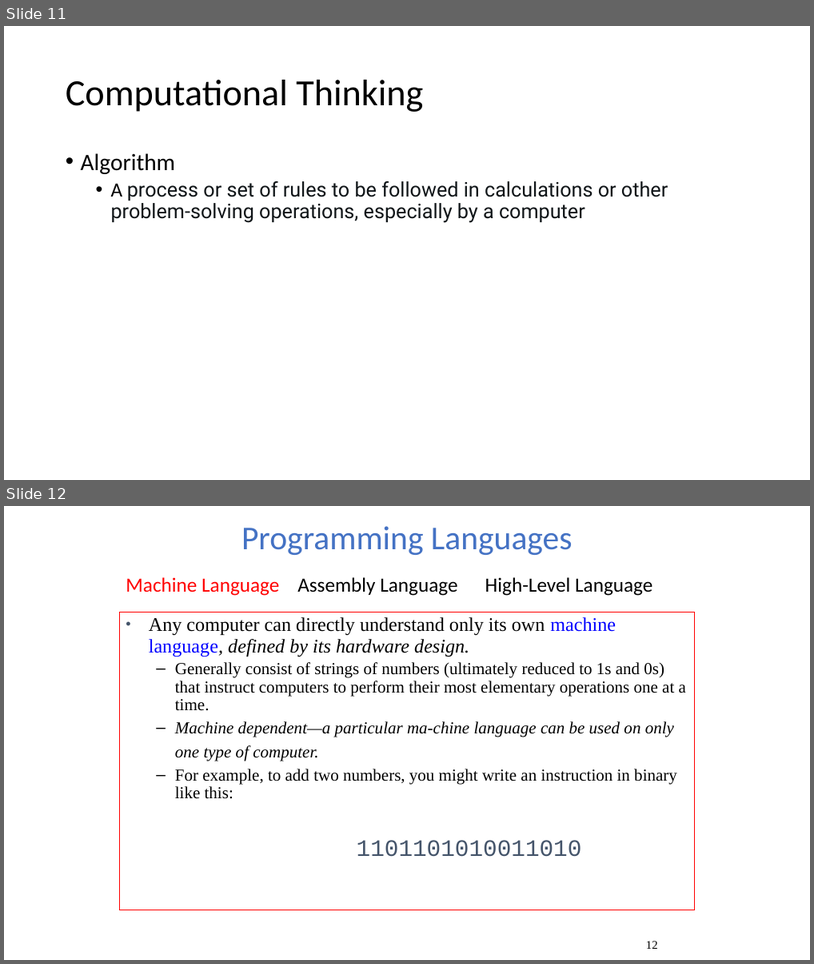
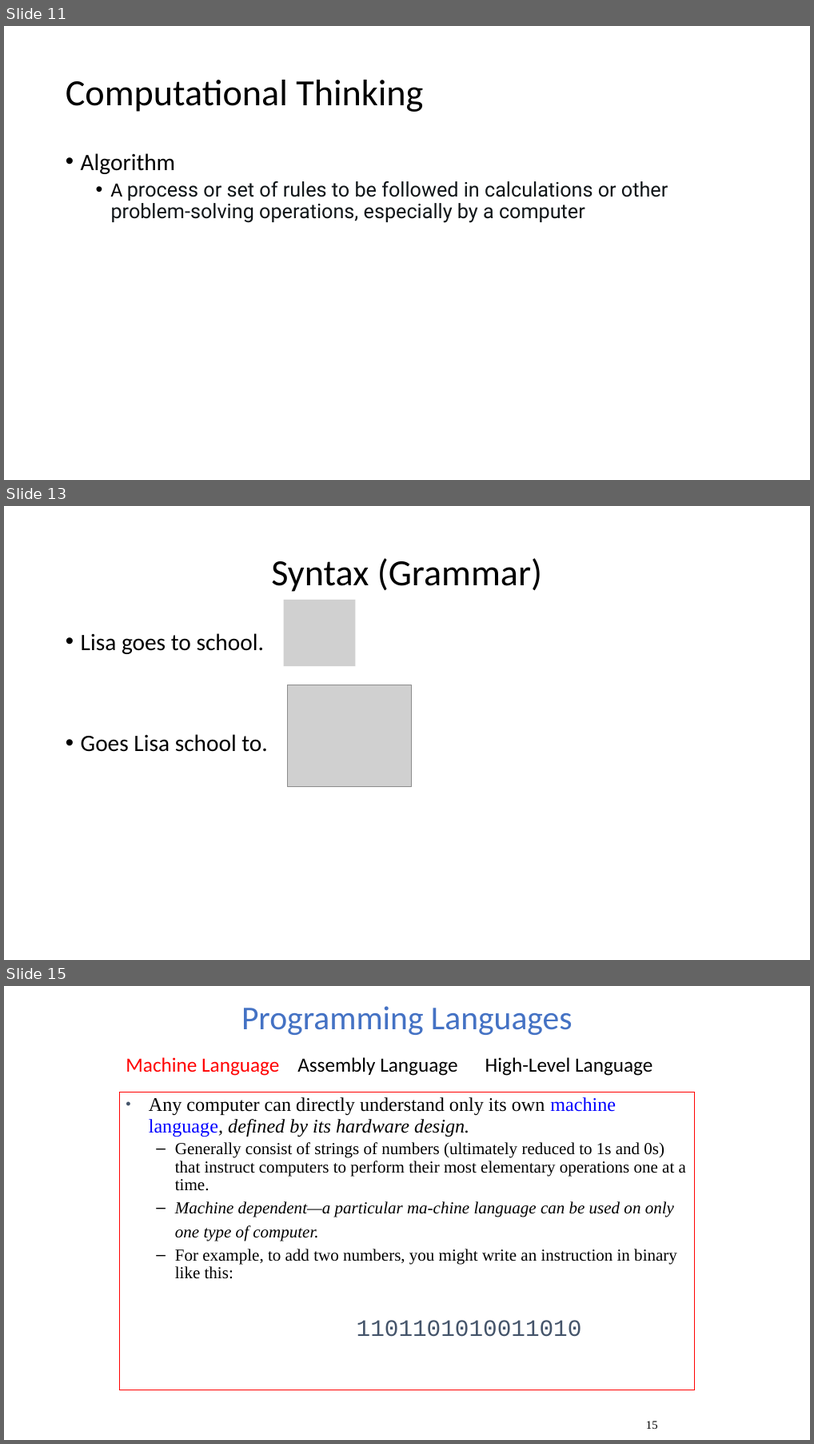
Before and after one commit to bzartoshty/bzartoshty.github.io, a slide deck: COMP110/Lectures/Chapter1/Chapter01.pptx. Shown one above the other, each under a label of ours: slides 11 and 12 before the commit, slides 11, 13 and 15 after it; the slides between them are not shown. The pictures are 814x964 and 814x1444 pixels, drawn with LibreOffice and Linux fonts; fonts in the diff are those of the drawing; grey boxes stand for pictures. Boxes give left, top, right and bottom in pixels: in the first picture for what was removed or moved away, otherwise in the second. Text is boxed around its words. In the diff, an @@ line names an element or a change of style, - is before the commit and + after.

```diff
--- a/COMP110/Lectures/Chapter1/Chapter01.pptx
+++ b/COMP110/Lectures/Chapter1/Chapter01.pptx
@@ slide 13 added at (4,506,810,960), background #FFFFFF @@
@@ title added at (271,558,542,592), 44 pt, text #000000 @@
+Syntax (Grammar)
@@ picture added at (284,600,356,666) @@
@@ text added at (81,633,267,752), 28 pt, text #000000 @@
+• Lisa goes to school.
+• Goes Lisa school to.
@@ picture added at (288,685,412,786) @@
@@ what was slide 12 is now slide 15 @@
@@ page number at (646,1420,658,1428): text changed @@
-12
+15
```
Also in this commit, not shown: 3 other slides added, 1 other file.
